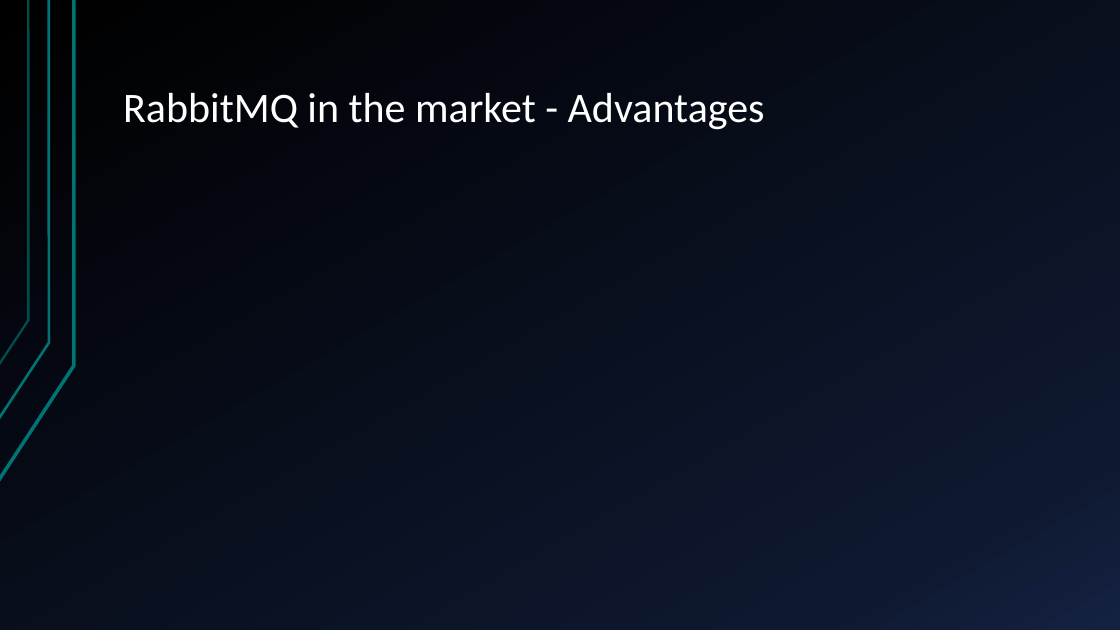
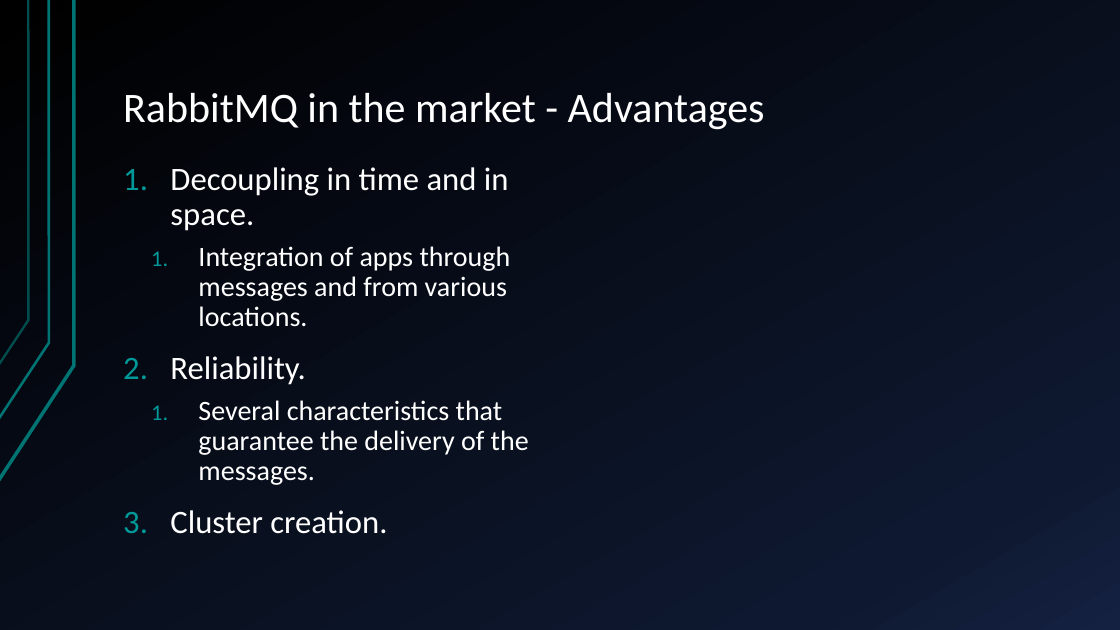
Before and after one commit to marc7666/Distributed-computing-course, a slide deck: slide 22 of Activities/Activity 2/RabbitMQ – components, benefits and application.pptx (slide 21 before the commit). Drawn at 1120x630 pixels with LibreOffice and Linux fonts; fonts in the diff are those of the drawing. Boxes give left, top, right and bottom in pixels: in the first picture for what was removed or moved away, otherwise in the second. Text is boxed around its words. In the diff, an @@ line names an element or a change of style, - is before the commit and + after.

```diff
--- a/Activities/Activity 2/RabbitMQ – components, benefits and application.pptx
+++ b/Activities/Activity 2/RabbitMQ – components, benefits and application.pptx
@@ text added at box(170, 167, 529, 534), 24 pt, text #FFFFFF @@
+1. Decoupling in time and in space.
+  1. Integration of apps through messages and from various locations.
+2. Reliability.
+  1. Several characteristics that guarantee the delivery of the messages.
+3. Cluster creation.
```
Also in this commit, not shown: 4 other slides changed, 1 slide added.
